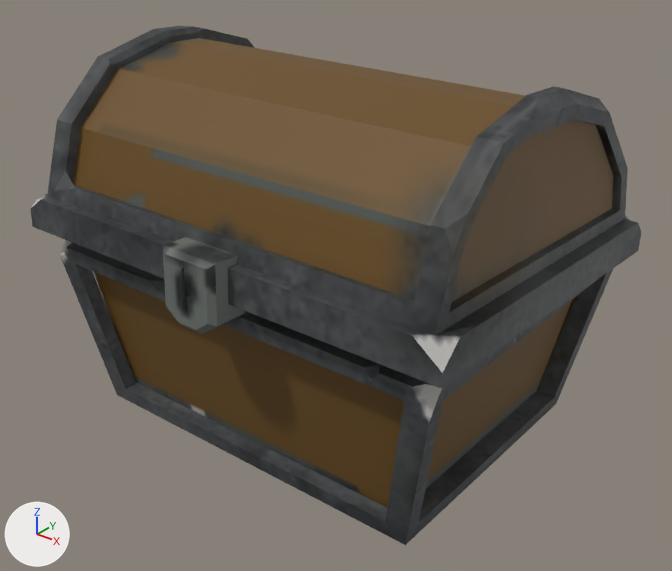
The glTF model models/treasure.glb: old version first, new version second.
The view is the same before and after, from a camera (50 mm lens) standing at (0.873, -1.088, 0.899) and looking at (0.028, -0.032, 0.244). Arrows for +X, +Y and +Z are at lower left; the lights stay in place.

The first picture shows 'treasure'.
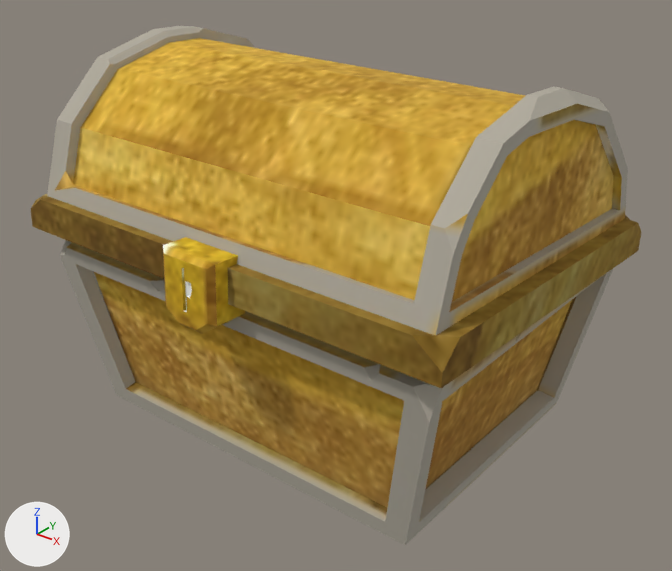
The change, as a list of edits to the scene's bpy script:
```text
Add img_treasure2:
    img_treasure2 = load_image('treasure2', '_unpacked/treasure2', 300, 300, 'sRGB')
Add mat_material_002:
    mat_material_002 = principled_material('Material.002')
    mat_material_002.texture = img_treasure2
    mat_material_002.roughness = 1.0
Change me_treasure:
    where me_treasure.from_pydata(...)  # 244 vertices, 464 faces; spans x -0.394..0.394, y -0.327..0.29, z 0.0..0.602
    remove me_treasure.materials.append(mat_material_003)  # picture img_treasuretex
    add me_treasure.materials.append(mat_material_002)  # picture img_treasure2
```

Changed parts and their boxes [x1, y1, x2, y2] in the pictures (672 x 571 px):
'treasure', recoloured: [31, 26, 641, 545] in both
